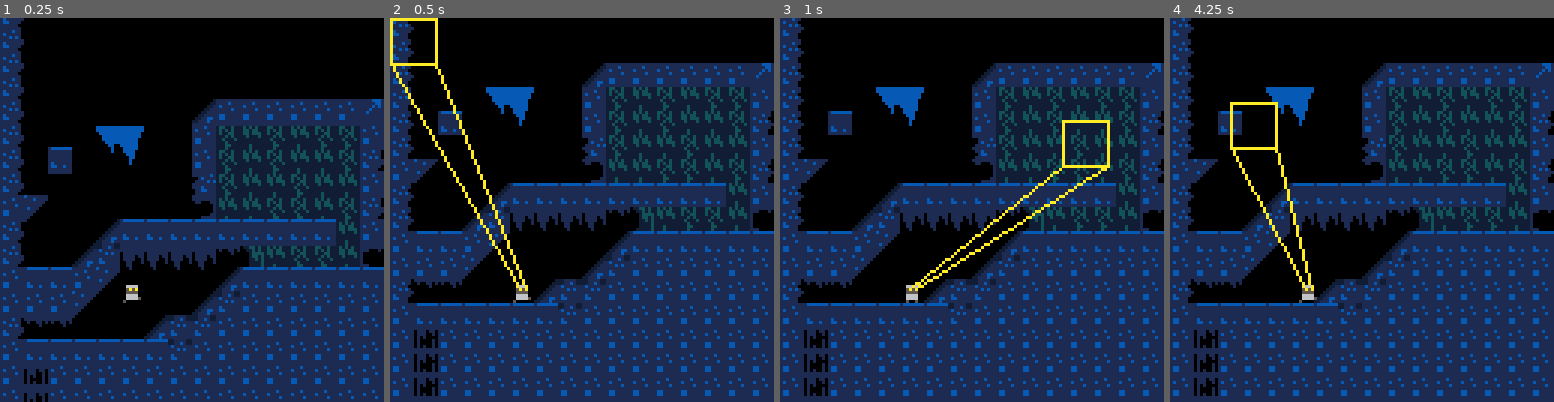
Above: before the commit, frames 1-4 (left to right).
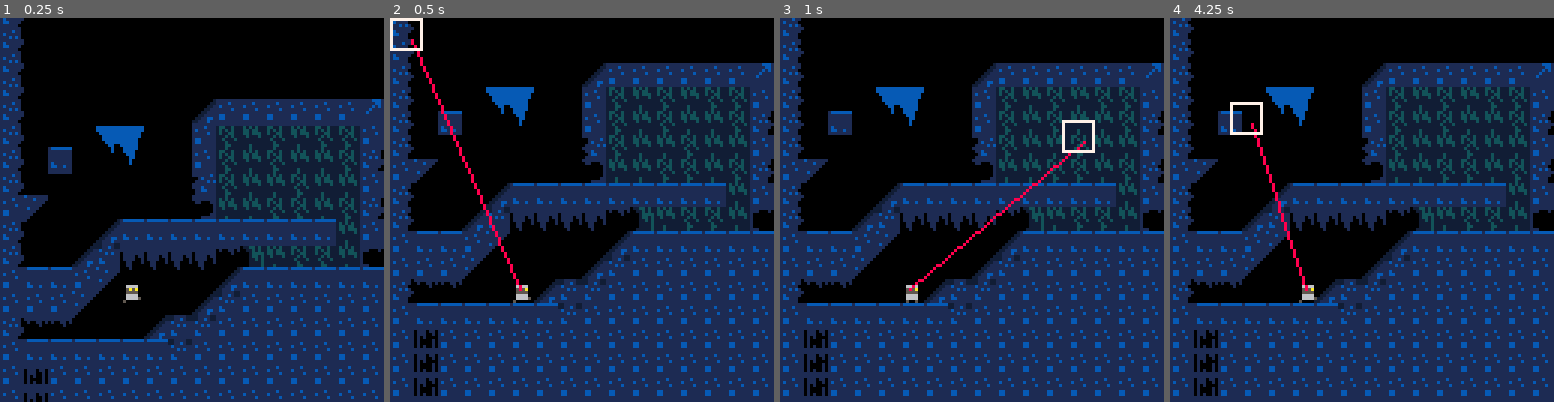
Above: after the commit, the same moments.

Repository: GreigHuth/snowgame
Game: PICO-8 cartridge sg.p8
The game is run twice, just before and just after one commit, with the same random seed, the same clock (stepped at 60 frames per second) and the same inputs.
Inputs (mouse positions are in pixels of both pictures, inside the frame that each line leads up to):
- Up to frame 1 (0.25 s): no input
- Up to frame 2 (0.5 s): tap X (X key) at 0.33 s
- Up to frame 3 (1 s): click (1060, 121) at 0.67 s
- Up to frame 4 (4.25 s): tap X (X key) at 1.07, 1.85, 2.97, 4.08 s; click (1216, 267) at 1.22 s; hold Right 1.6-2.1 s; click (1277, 114) at 1.77 s; hold Up 2.15-2.42 s; click (1342, 259) at 2.32 s; hold Right 2.47-3.03 s; click (1404, 106) at 2.87 s; hold Left 3.08-3.58 s; click (1465, 256) at 3.42 s; hold Down 3.63-3.97 s; click (1231, 102) at 3.97 s; hold Right from 4.02 s (still down)

Frame 1 is identical in both runs. In frame 2, 1.9% of the frame differs, in the area x 0-36%, y 0-72%; in frame 3, 1.5%; in frame 4, 1.4%.

Commit message:
added linear interpolation function

Diff:
--- a/includes/math.lua
+++ b/includes/math.lua
@@ -36,3 +36,8 @@
         return new_x, new_y
     end
 end
+
+--linear interpolation function, copied from wikipedia
+function lerp(p0, p1, ratio)
+    return (1-ratio) * p0+ratio*p1
+end
--- a/includes/scan.lua
+++ b/includes/scan.lua
@@ -18,7 +18,7 @@
 scan_rect = {
     x = 0,
     y = 0,
-    w = 16,
+    w = 10,
 
     scanline = { --scanline for scanning tool
         x = 0,
@@ -29,26 +29,18 @@
     },
 }
 
---struct to control printing stuff
-p_control = {
+--checks if there is line of site between player and target
+function scan_rect:check_los(startx, starty, endx, endy)
 
-    spr = 0, --sprite we get the text from
-    pos = 0, --position in the string
+    return start
 
-    anim = {
-        s = 0, -- keep track of timing
-        t = 10 -- how often we update
-    },
-
-    pline = 0
+end
 
 
-}
-
-
-function scan_rect:scan()
-    for i=self.x, self.x+15, 1 do
-        for j=self.y, self.y+15, 1 do
+--looks up sprite number at scanning reticule
+function scan_rect:lookup_spr()
+    for i=self.x, self.x+scan_rect.w, 1 do
+        for j=self.y, self.y+scan_rect.w, 1 do
 
             local s = mget(i/8, j/8)
             if fget(s, 6) == true then
@@ -115,32 +107,29 @@
 function scan_rect:draw()
 
     local x1 = player.anchor:add(player.orient, -1) --set eye positions
-    local x2 = player.anchor:add(player.orient, 1)
     local y =  player.anchor.y - 3
 
-    line(x1, y, self.x, self.y+15, 10)
-    line(x2, y, self.x+15, self.y+15, 10)
+    line(x1, y, self.x+7, self.y+7, 8)
 
-
-    rect(self.x, self.y, self.x+15, self.y+15, 10)
+    rect(self.x, self.y, self.x+self.w, self.y+self.w, 7)
 
 
 
     if stat(34) == 1 then
 
         local y = self.scanline.y+self.scanline.yoff
-        line(self.scanline.x, y, self.scanline.x+15, y, self.scanline.c)
+        line(self.scanline.x, y, self.scanline.x+self.w, y, self.scanline.c)
         self.scanline.yoff += 0.5
 
-        player.s_target = self:scan()
+        player.s_target = self:lookup_spr()
 
 
         if player.s_target  != -1 then
-            spr(103, self.x, self.y-8) --draw "!" if target is scannable
+            spr(103, self.x-2, self.y-8) --draw "!" if target is scannable
             print_desc(player.s_target)
         end
 
-        if self.scanline.yoff == 15 then
+        if self.scanline.yoff == self.w then
                 self.scanline.yoff = 0
         end
 
